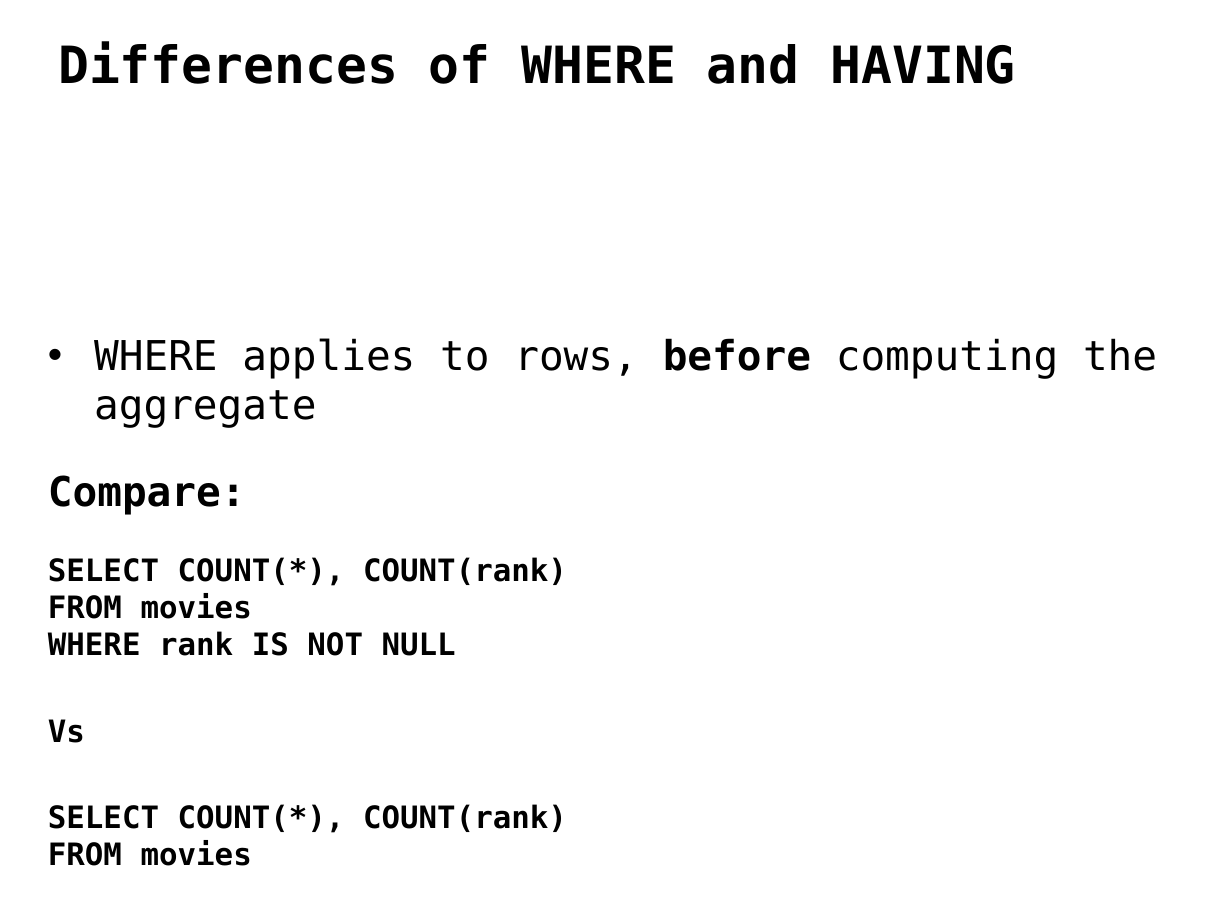
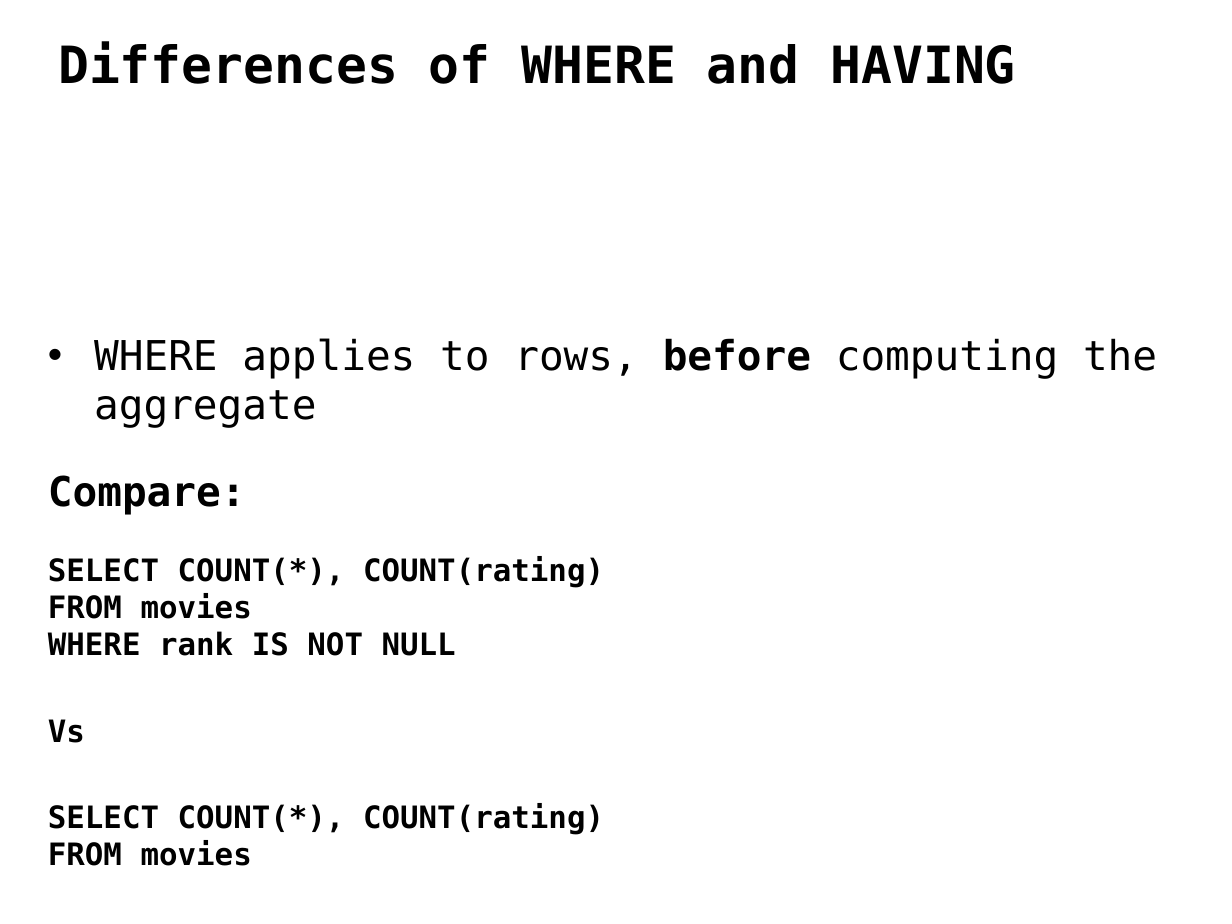
Before and after one commit to ipeirotis/introduction-to-databases, a slide deck: slide 17 of session5/D-SQL_Aggregation_Queries.pptx. Drawn at 1232x924 pixels with LibreOffice and Linux fonts; fonts in the diff are those of the drawing. Boxes give left, top, right and bottom in pixels: in the first picture for what was removed or moved away, otherwise in the second. Text is boxed around its words. In the diff, an @@ line names an element or a change of style, - is before the commit and + after.

```diff
--- a/session5/D-SQL_Aggregation_Queries.pptx
+++ b/session5/D-SQL_Aggregation_Queries.pptx
@@ text at <box>48,556,604,656</box>: text changed @@
-SELECT COUNT(*), COUNT(rank)
-FROM movies
-WHERE rank IS NOT NULL
+SELECT COUNT(*), COUNT(rating)
+FROM movies
+WHERE rank IS NOT NULL
@@ text at <box>48,803,604,835</box>: text changed @@
-SELECT COUNT(*), COUNT(rank)
-FROM movies
+SELECT COUNT(*), COUNT(rating)
+FROM movies
```
Also in this commit, not shown: 1 other slide changed.
